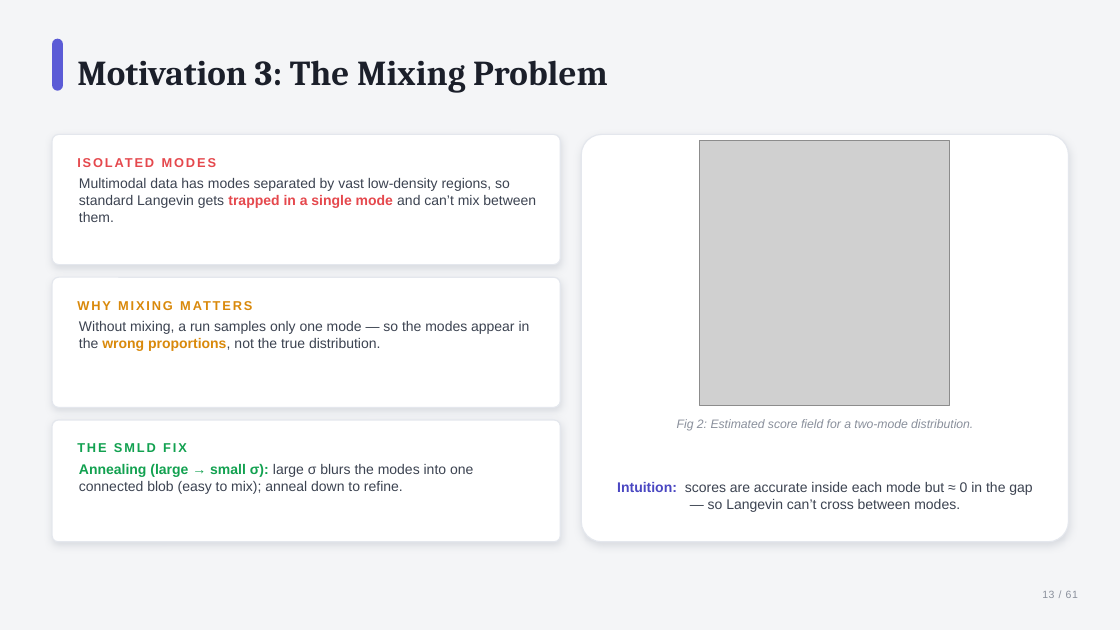
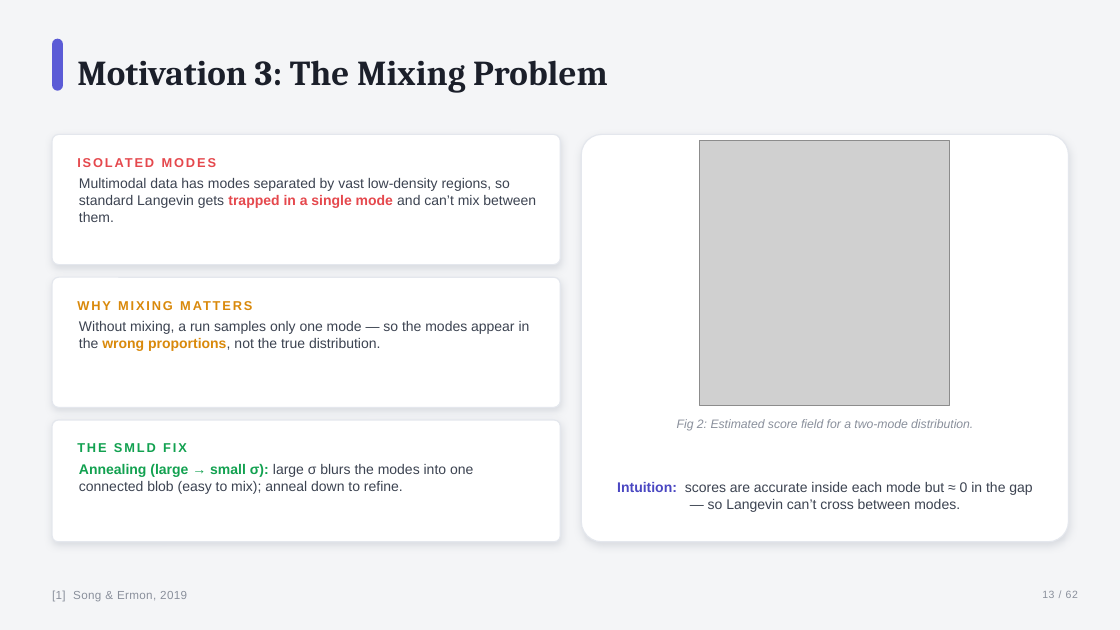
Before and after one commit to sudarshan1994/sudarshan1994.github.io, a slide deck: slide 13 of diffusion/smld_ddpm_polished.pptx. Drawn at 1120x630 pixels with LibreOffice and Linux fonts; fonts in the diff are those of the drawing; grey boxes stand for pictures. Boxes give left, top, right and bottom in pixels: in the first picture for what was removed or moved away, otherwise in the second. Text is boxed around its words. In the diff, an @@ line names an element or a change of style, - is before the commit and + after.

```diff
--- a/diffusion/smld_ddpm_polished.pptx
+++ b/diffusion/smld_ddpm_polished.pptx
@@ text added at (52,590,187,602), 10 pt, text #8A909C @@
+[1] Song & Ermon, 2019
@@ text at (1042,591,1078,598): text changed @@
-13 / 61
+13 / 62
```
Also in this commit, not shown: 57 other slides changed, 1 slide added, 4 other files.
